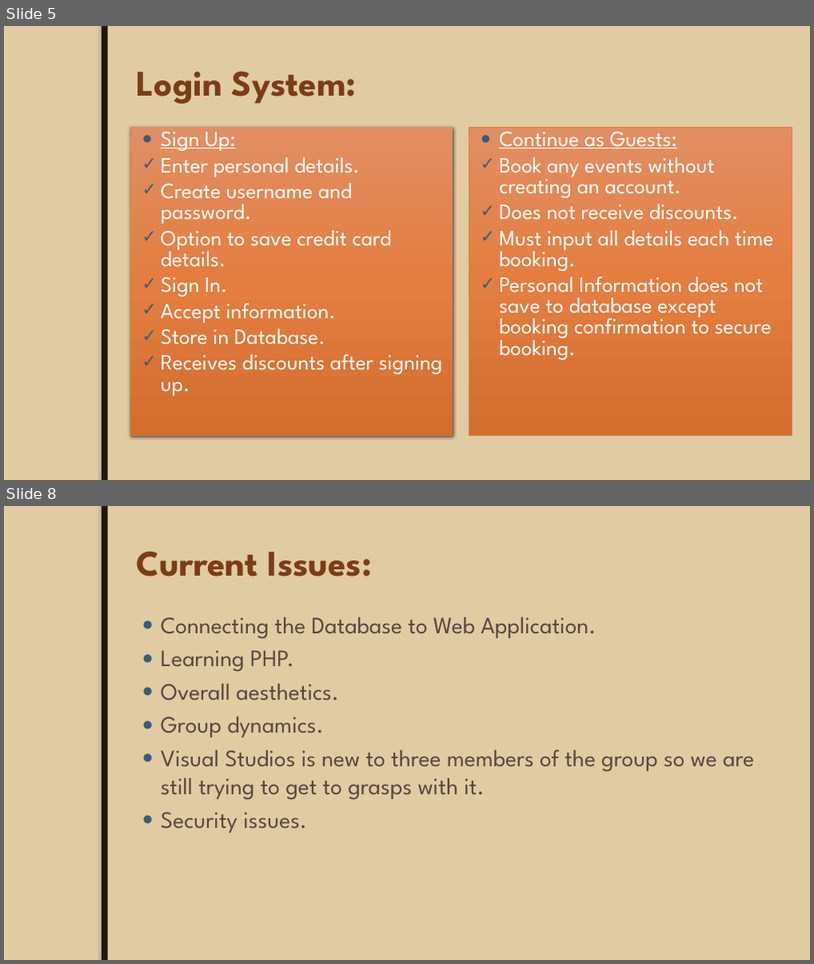
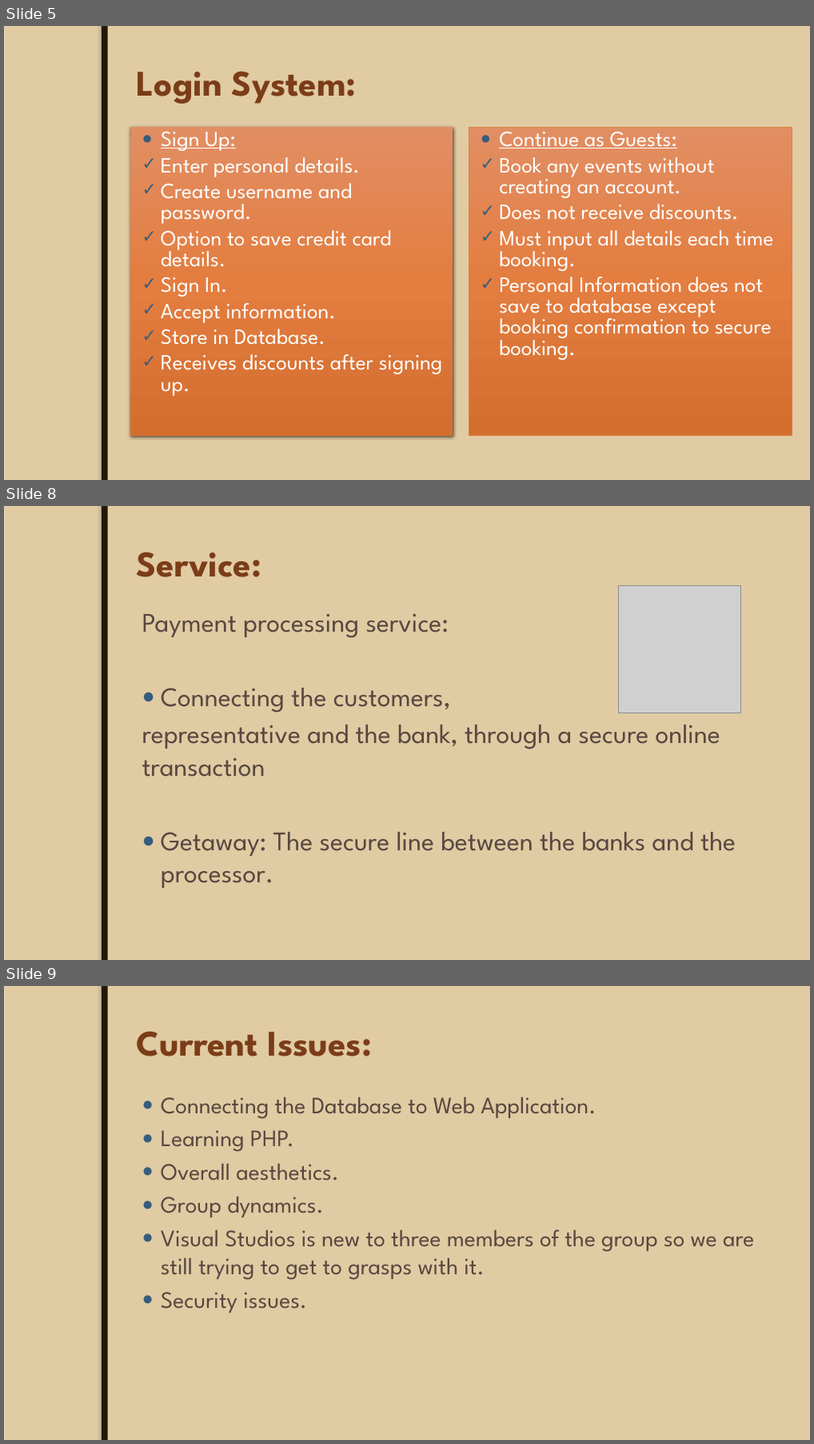
Before and after one commit to JoeyTatu/GoldenYears, a slide deck: Week 8 - Presentation slides/Mid-Term Project.pptx. Shown one above the other, each under a label of ours: slides 5 and 8 before the commit, slides 5, 8 and 9 after it; the slides between them are not shown. The pictures are 814x964 and 814x1444 pixels, drawn with LibreOffice and Linux fonts; fonts in the diff are those of the drawing; grey boxes stand for pictures; background and template pictures are left out. Boxes give left, top, right and bottom in pixels: in the first picture for what was removed or moved away, otherwise in the second. Text is boxed around its words. In the diff, an @@ line names an element or a change of style, - is before the commit and + after.

```diff
--- a/Week 8 - Presentation slides/Mid-Term Project.pptx
+++ b/Week 8 - Presentation slides/Mid-Term Project.pptx
@@ slide 8 added at box(4, 506, 810, 960), background #EBDDC3; not listed: 2 template elements that a slide beside it also shows @@
@@ title added at box(137, 552, 262, 577), 43 pt, text #7B3D17, bold @@
+Service:
@@ picture added at box(618, 585, 741, 713) @@
@@ text added at box(142, 614, 736, 888), 32 pt, text #594740 @@
+Payment processing service:
+● Connecting the customers,
+representative and the bank, through a secure online transaction
+● Getaway: The secure line between the banks and the processor.
@@ what was slide 8 is now slide 9 @@
```
Also in this commit, not shown: 1 slide changed, 1 other slide added, 1 slide removed.
